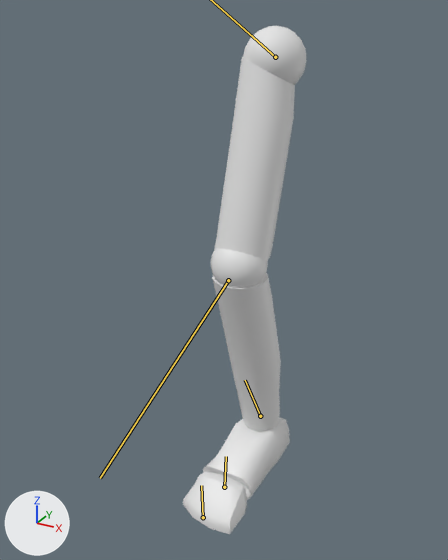
A saved change to the FBX model The_Hope_Frigate_Massacre/Assets/Meshes/Bodyparts/RightLeg_Scream.fbx.
The view is the same before and after, from a 50 mm camera at (0.44, -1.137, 1.042) aimed at (-0.103, -0.15, 0.549). Arrows for +X, +Y and +Z are at lower left; the lights stay in place. Both versions are drawn at frame 76 of the action 'Take 001'; the numbers are the values there. The bones that bend it are drawn over the model as lines.

The first picture shows 'Body'.
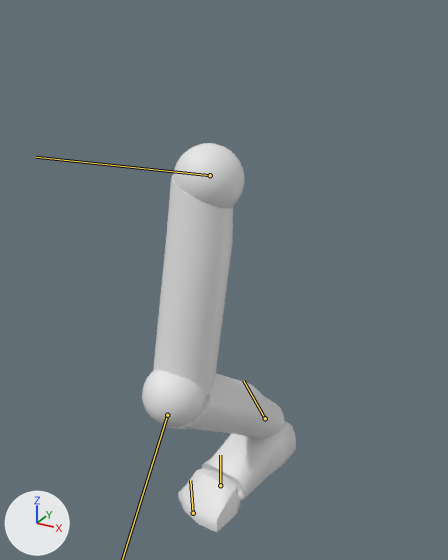
What the commit changed:
Bone 'R_Thigh' (bone_r_thigh) moves from (4.6, -0.5, -0.2) to (24.1, 22.3, 0.7).
Bone 'R_Thigh' (bone_r_thigh) turns from (0, -2, 13) to (-1, -2, 10) degrees about its own x, y and z.
Bone 'R_Leg' (bone_r_leg) turns from (1, 4, -26) to (2, 7, -59) degrees about its own x, y and z.
Bone 'R_Foot00' (bone_r_foot00) turns from (-1, 1, 13) to (6, -4, 48) degrees about its own x, y and z.

Where the change shows, as pixel boxes [x1, y1, x2, y2] in the pictures (448 x 560 px):
'Body', posed (25% wider, 23% shorter)
    before: [183, 26, 306, 534]
    after: [142, 143, 296, 532]
bone 'R_Foot00', root to tip
    before: (260, 416) to (245, 380)
    after: (265, 418) to (243, 380)
